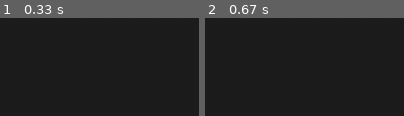
Above: before the commit, frames 1-2 (left to right).
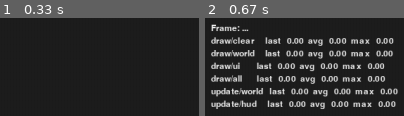
Above: after the commit, the same moments.

Repository: tdimnet/learn-pygame-by-doing
Game: pygame game, started from v4/app.py
Same seed, same stepped clock (60 frames per second), same inputs: the game is played once before the commit and once after it.
Inputs:
- Up to frame 1 (0.33 s): no input
- Up to frame 2 (0.67 s): tap 0 at 0.33 s

Frame 1 is identical in both runs. In frame 2, 21% of the frame differs, in the area x 3-97%, y 6-93%.

Commit message:
Disable the profiler by default

Diff:
--- a/v4/core/game.py
+++ b/v4/core/game.py
@@ -16,7 +16,7 @@
 
         self.clock = GameClock()
         self.events = EventManager()
-        self.profiler = Profiler(enabled=True)
+        self.profiler = Profiler(enabled=False)
 
         self.world = World()
         self.hud = HUD()
@@ -61,4 +61,6 @@
         with self.profiler.section("draw/ui"):
             self.renderer.draw_ui(self.hud)
 
+        self.hud.draw_profiler(self.screen, self.profiler)
+
         pygame.display.flip()
